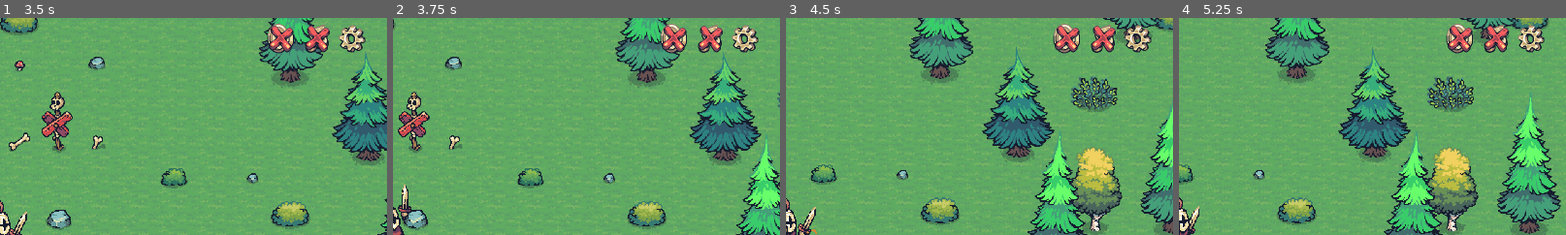
Above: before the commit, frames 1-4 (left to right).
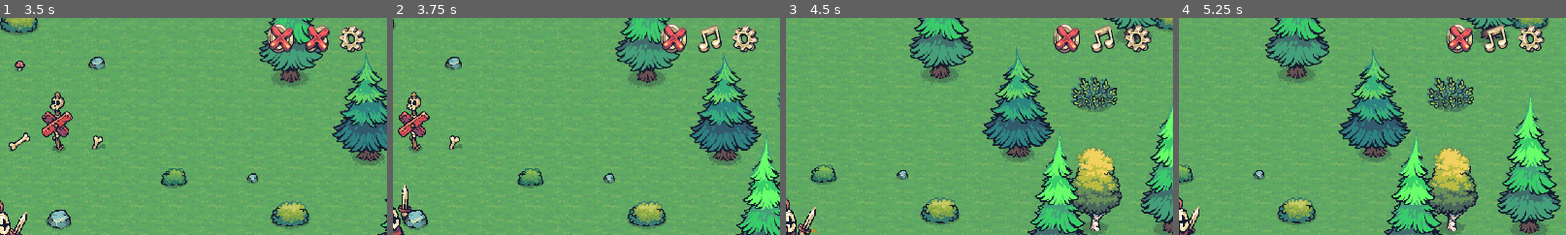
Above: after the commit, the same moments.

Repository: darkicestormteam/Fgame
Game: Godot game, scene res://scenes/mainmenu.tscn
Same seed, same stepped clock (60 frames per second), same inputs: the game is played once before the commit and once after it.
Inputs (mouse positions are % of the whole screen's width and height, from its top left):
- Up to frame 1 (3.5 s): click "старт" at 0.5 s; click "старт" at 1.25 s; click (86, 8) at 2 s; click (91, 8) at 2.75 s
- Up to frame 2 (3.75 s): tap Enter (ui_accept) at 3.5 s; move the mouse to (72, 45) at 3.52 s; hold D (move_right) from 3.53 s (still down); tap Space at 3.6 s
- Up to frame 3 (4.5 s): tap Enter (ui_accept) at 3.77 s; move the mouse to (30, 55) at 4.27 s; release D (move_right) at 4.28 s; hold S (move_down) from 4.28 s (still down); tap Space at 4.35 s
- Up to frame 4 (5.25 s): tap Enter (ui_accept) at 4.52 s; move the mouse to (60, 28) at 5.02 s; release S (move_down) at 5.03 s; hold D (move_right) from 5.03 s (still down); tap Space at 5.1 s
The pictures show only the part of the screen within x 50-100%, y 2-52%; the shares and areas given below are measured in that part.

Frame 1 is identical in both runs. In frame 2, 0.5% of the frame differs, in the area x 78-86%, y 3-17%; in frame 3, 0.5%; in frame 4, 0.5%.

Commit message:
update branch

Diff:
--- a/script/gamemenu.gd
+++ b/script/gamemenu.gd
@@ -1,11 +1,6 @@
 extends Control
 
-# Переменные для хранения состояния громкости
-var sfx_muted := false
-var music_muted := false
-var sfx_volume_db := 0.0
-var music_volume_db := 0.0
-
+# Ссылка на AudioManager (autoload)
 # Переменные для отслеживания состояния настроек
 var settings2_was_open := false # Был ли открыт MarginContainer2 (настройки) до нажатия settings1
 
@@ -33,9 +28,13 @@
 		# Устанавливаем режим обработки чтобы игнорировать паузу
 		process_mode = Node.PROCESS_MODE_ALWAYS
 
-		# Сохраняем текущие уровни громкости
-		sfx_volume_db = AudioServer.get_bus_volume_db(AudioServer.get_bus_index("SFX"))
-		music_volume_db = AudioServer.get_bus_volume_db(AudioServer.get_bus_index("music"))
+		# Подключаемся к сигналам изменения громкости от AudioManager (autoload)
+		if AudioManager:
+				AudioManager.music_volume_changed.connect(_on_music_volume_changed)
+				AudioManager.sfx_volume_changed.connect(_on_sfx_volume_changed)
+
+		# Обновляем состояние кнопок в соответствии с текущими настройками
+		_update_button_states()
 
 		# Находим SpellMenu в сцене
 		await get_tree().process_frame
@@ -69,6 +68,22 @@
 		# Изначально скрываем меню паузы
 		settings_container.visible = false
 		is_game_menu_open = false
+
+
+# Обновить состояние кнопок в соответствии с текущей громкостью
+func _update_button_states() -> void:
+		var sfx_bus_index := AudioServer.get_bus_index("SFX")
+		var music_bus_index := AudioServer.get_bus_index("music")
+
+		var sfx_db = AudioServer.get_bus_volume_db(sfx_bus_index)
+		var music_db = AudioServer.get_bus_volume_db(music_bus_index)
+
+		# Проверяем, заглушен ли звук (громкость -80dB или ниже)
+		var sfx_muted = sfx_db <= -79.0
+		var music_muted = music_db <= -79.0
+
+		sound_mute_sprite.visible = sfx_muted
+		music_mute_sprite.visible = music_muted
 
 
 func _process(delta: float) -> void:
@@ -163,34 +178,55 @@
 
 func _on_sound1_pressed() -> void:
 		var sfx_bus_index := AudioServer.get_bus_index("SFX")
-
-		if sfx_muted:
-				# Включаем звук - восстанавливаем предыдущую громкость
-				AudioServer.set_bus_volume_db(sfx_bus_index, sfx_volume_db)
+		var current_db = AudioServer.get_bus_volume_db(sfx_bus_index)
+		var is_muted = current_db <= -79.0
+
+		if is_muted:
+				# Включаем звук - восстанавливаем громкость из AudioManager
+				if AudioManager:
+						var saved_volume = AudioManager.get_sfx_volume()
+						AudioManager.set_sfx_volume(saved_volume)
+				else:
+						AudioServer.set_bus_volume_db(sfx_bus_index, 0.0)
 				sound_mute_sprite.visible = false
-				sfx_muted = false
-		else:
-				# Выключаем звук - сохраняем текущую громкость и ставим -80dB
-				sfx_volume_db = AudioServer.get_bus_volume_db(sfx_bus_index)
-				AudioServer.set_bus_volume_db(sfx_bus_index, -80.0)
+		else:
+				# Выключаем звук - используем AudioManager для сохранения состояния
+				if AudioManager:
+						AudioManager.set_sfx_volume(0.0)
+				else:
+						AudioServer.set_bus_volume_db(sfx_bus_index, -80.0)
 				sound_mute_sprite.visible = true
-				sfx_muted = true
 
 
 func _on_music1_pressed() -> void:
 		var music_bus_index := AudioServer.get_bus_index("music")
-
-		if music_muted:
-				# Включаем музыку - восстанавливаем предыдущую громкость
-				AudioServer.set_bus_volume_db(music_bus_index, music_volume_db)
+		var current_db = AudioServer.get_bus_volume_db(music_bus_index)
+		var is_muted = current_db <= -79.0
+
+		if is_muted:
+				# Включаем музыку - восстанавливаем громкость из AudioManager
+				if AudioManager:
+						var saved_volume = AudioManager.get_music_volume()
+						AudioManager.set_music_volume(saved_volume)
+				else:
+						AudioServer.set_bus_volume_db(music_bus_index, 0.0)
 				music_mute_sprite.visible = false
-				music_muted = false
-		else:
-				# Выключаем музыку - сохраняем текущую громкость и ставим -80dB
-				music_volume_db = AudioServer.get_bus_volume_db(music_bus_index)
-				AudioServer.set_bus_volume_db(music_bus_index, -80.0)
+		else:
+				# Выключаем музыку - используем AudioManager для сохранения состояния
+				if AudioManager:
+						AudioManager.set_music_volume(0.0)
+				else:
+						AudioServer.set_bus_volume_db(music_bus_index, -80.0)
 				music_mute_sprite.visible = true
-				music_muted = true
+
+
+# Обработчики сигналов от AudioManager для обновления состояния кнопок
+func _on_sfx_volume_changed(value: float) -> void:
+		sound_mute_sprite.visible = (value == 0.0)
+
+
+func _on_music_volume_changed(value: float) -> void:
+		music_mute_sprite.visible = (value == 0.0)
 
 
 func _input(event: InputEvent) -> void:
Not shown, changed: .gitignore
